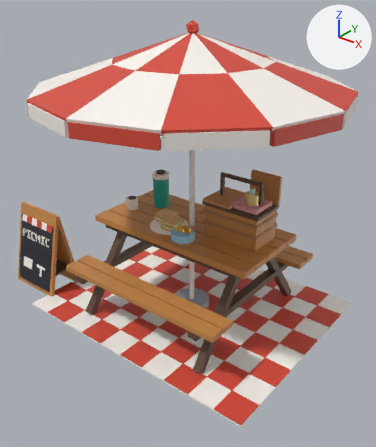
Renders of the FBX model assets/cat-cafe/exports/CatCafe_Camp_Park_PicnicStation.fbx from each side of a commit.
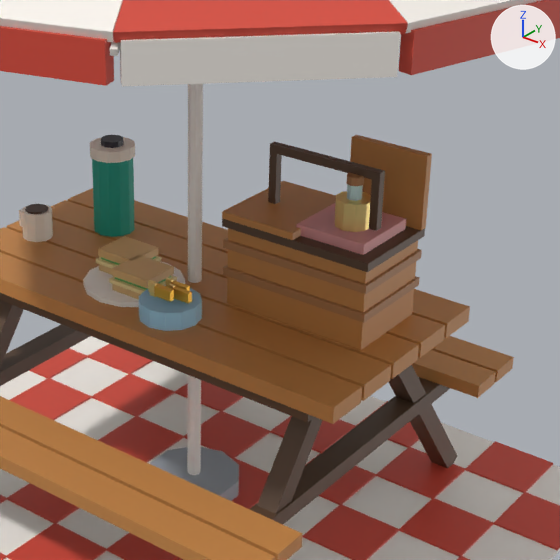
Old and new are each drawn whole from a 50 mm camera at (0.0755, -0.0961, 0.0845) aimed at (0.0002, -0.0019, 0.0261) and again close up on the part from 31% to 88% of the width and 27% to 74% of the height. Arrows for +X, +Y and +Z are at upper right; the lights stay in place. The last two pictures show the newer version. Where no turn or scale is listed for an object, it has been applied to the vertices.

In view in the first close-up: 'CatCafe_Camp_Park_PicnicStation'.
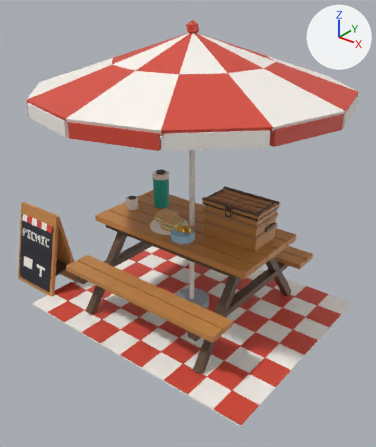
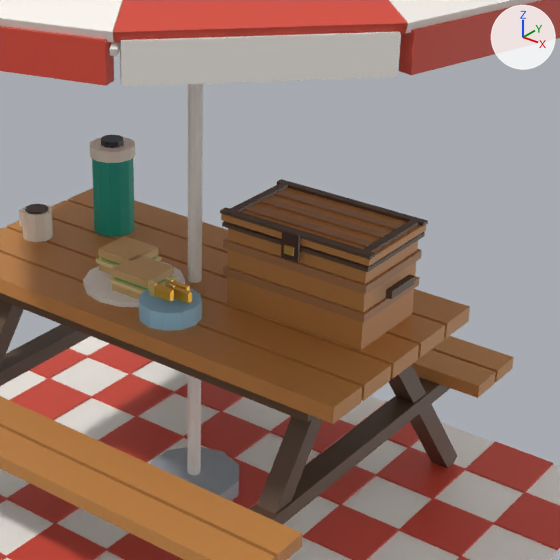
The edits, one by one:
me_catcafe_camp_park_picnicstation is used by ob_catcafe_camp_park_picnicstation; location (0.0, 0.0, 0.0).
me_catcafe_camp_park_picnicstation had 1316 vertices, 1141 faces and spanned x -0.0495..0.0371, y -0.0371..0.0371, z 0.0..0.0748.
me_catcafe_camp_park_picnicstation now has 1302 vertices, 1138 faces and spans x -0.0495..0.0371, y -0.0371..0.0371, z 0.0..0.0748.
me_catcafe_camp_park_picnicstation part 1: a new loose piece, a box spanning x 0.0212..0.0218, y 0.0005..0.0045, z 0.0295..0.0303, in mat_catcafe_palette.
me_catcafe_camp_park_picnicstation part 2: the loose piece of 20 vertices spanning x 0.0149..0.0181, y 0.0003..0.0037, z 0.0342..0.0374 is moved by (0.0, 0.0, -0.0038).
me_catcafe_camp_park_picnicstation part 3: the loose piece of 20 vertices spanning x 0.0071..0.0189, y 0.0021..0.0029, z 0.0345..0.0403 is deleted.
me_catcafe_camp_park_picnicstation part 4: the loose piece of 16 vertices spanning x 0.0158..0.0172, y 0.0013..0.0027, z 0.0374..0.0388 is deleted.
me_catcafe_camp_park_picnicstation part 5: the loose piece of 16 vertices spanning x 0.0157..0.0173, y 0.0012..0.0028, z 0.0388..0.0396 is deleted.
me_catcafe_camp_park_picnicstation part 6: the loose piece of 8 vertices spanning x 0.0125..0.0196, y -0.0011..0.0061, z 0.0338..0.0348 is deleted.
Part 7, on me_catcafe_camp_park_picnicstation:
16 vertices are removed from x 0.0051..0.0209, y -0.0024..0.0075, z 0.0338..0.041.
16 faces are deleted.
2 vertices move from x 0.0209, y -0.0024..0.0074, z 0.0338 to x 0.0209, y -0.0024..0.0074, z 0.0334.
2 vertices are added at (0.0051, -0.0024, 0.0334), (0.0051, 0.0074, 0.0334).
4 new faces join them.
Other edits to the shape of me_catcafe_camp_park_picnicstation do not show in these pictures.
Mesh me_catcafe_camp_park_picnicstation_lid is new.
It has 80 vertices, 60 faces and spans x -0.0081..0.0081, y -0.0104..0.0, z -0.0016..0.001.
It uses material mat_catcafe_palette.
Object 'CatCafe_Camp_Park_PicnicStation_Lid' (ob_catcafe_camp_park_picnicstation_lid) is new; it shows me_catcafe_camp_park_picnicstation_lid.
Its location is (0.013, 0.0074, 0.0336).

Where the change shows, as pixel boxes [x1, y1, x2, y2] in the close-ups (560 x 560 px; the box of a moved part takes in the faces that stretch with it):
'CatCafe_Camp_Park_PicnicStation_Lid', added (brown): after [220, 179, 428, 266]
part 1 of me_catcafe_camp_park_picnicstation, added: after [386, 274, 415, 299]
part 2 of me_catcafe_camp_park_picnicstation, moved or reshaped (not visible afterwards): before [335, 191, 371, 232]
part 3 of me_catcafe_camp_park_picnicstation, deleted (brown): before [268, 142, 385, 231]
part 4 of me_catcafe_camp_park_picnicstation, deleted: before [347, 184, 363, 201]
part 5 of me_catcafe_camp_park_picnicstation, deleted: before [346, 173, 364, 186]
part 6 of me_catcafe_camp_park_picnicstation, deleted (brown): before [296, 203, 406, 255]
part 7 of me_catcafe_camp_park_picnicstation, cut back: before [222, 135, 432, 272]; after [222, 221, 425, 272]
